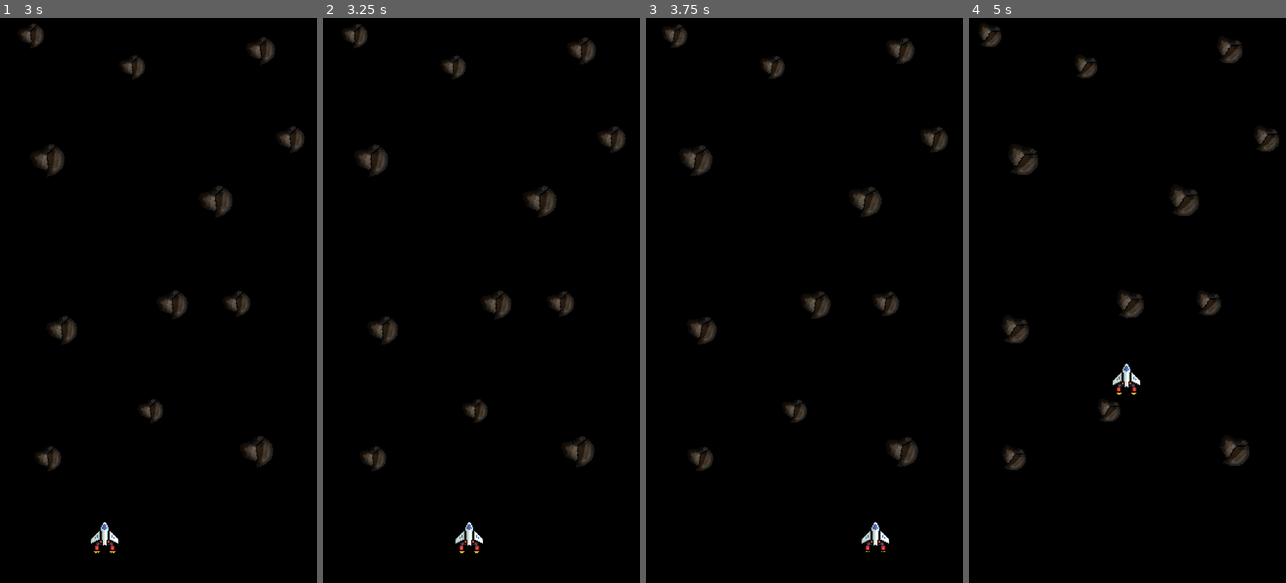
Above: before the commit, frames 1-4 (left to right).
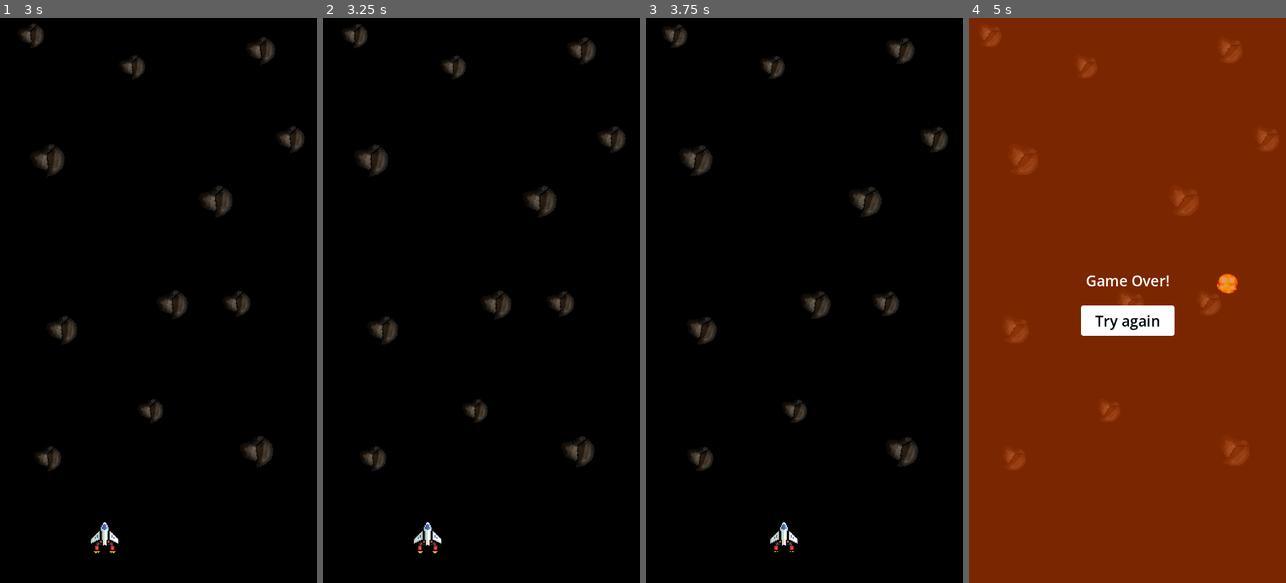
Above: after the commit, the same moments.

Repository: matheusbaumgart/oneshot-space
Game: Godot game, scene res://scenes/intro.tscn
Two runs of this game, one before a commit and one after it. Both use one fixed random seed, a clock stepped at 60 frames per second and the inputs below. Sound files missing from this copy of the repository are replaced by a short silence.
Inputs (mouse positions are in pixels of both pictures, inside the frame that each line leads up to):
- Up to frame 1 (3 s): tap Space (move_up) at 0.5 s; move the mouse to (228, 272) at 0.52 s; hold Space (move_up) 0.53-1.28 s; click (228, 272) at 0.67 s; move the mouse to (95, 328) at 1.27 s; move the mouse to (190, 176) at 2.02 s; hold Space (move_up) from 2.03 s (still down); move the mouse to (142, 413) at 2.77 s; click (142, 413) at 2.92 s
- Up to frame 2 (3.25 s): keep holding Space (move_up)
- Up to frame 3 (3.75 s): move the mouse to (899, 385) at 3.52 s; release Space (move_up) at 3.53 s
- Up to frame 4 (5 s): move the mouse to (1032, 215) at 4.27 s

Frame 1 is identical in both runs. In frame 2, 0.4% of the frame differs, in the area x 28-51%, y 89-95%; in frame 3, 0.4%; in frame 4, 100%, in the area x 0-100%, y 0-100%.

Commit message:
new web build without touch events

Diff:
--- a/scripts/main.gd
+++ b/scripts/main.gd
@@ -1,8 +1,8 @@
 extends Node2D
 
-func _input(event):
-	if event is InputEventScreenTouch:
-		if event.pressed:
-			Input.action_press("move_up")  # Simulate space key press
-		else:
-			Input.action_release("move_up")  # Simulate space key release
+#func _input(event):
+	#if event is InputEventScreenTouch:
+		#if event.pressed:
+			#Input.action_press("move_up")  # Simulate space key press
+		#else:
+			#Input.action_release("move_up")  # Simulate space key release
Binary file changed: docs/index.icon.png
Not shown, changed: docs/index.html
Not shown, changed: docs/index.pck
